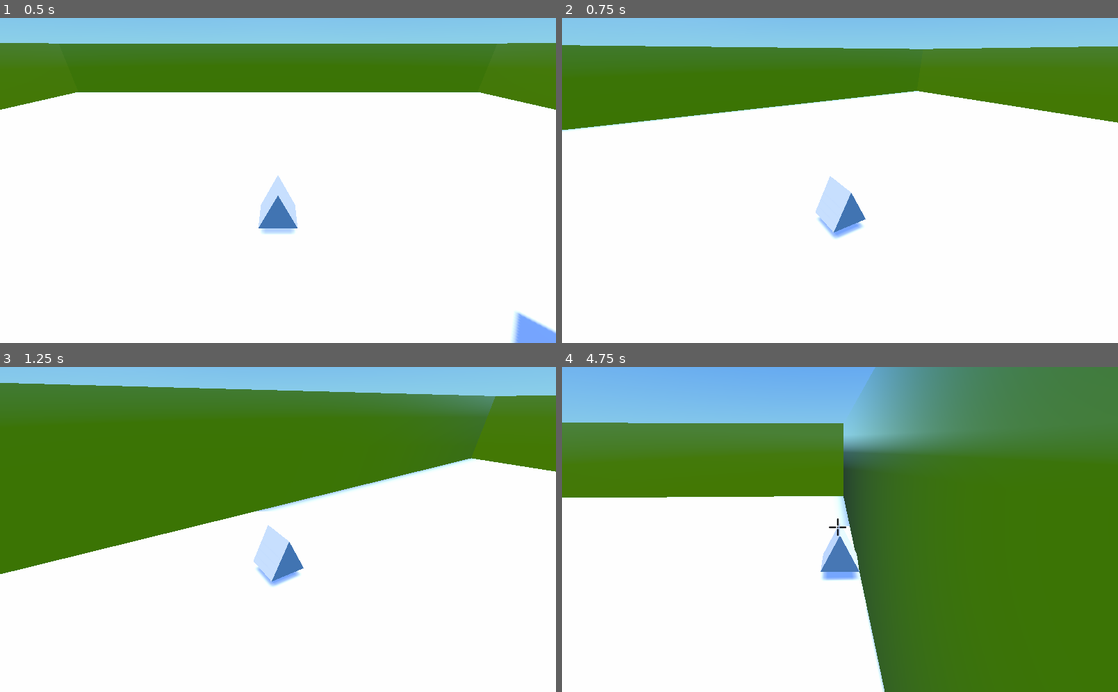
Above: before the commit, frames 1-4 (two rows, left to right).
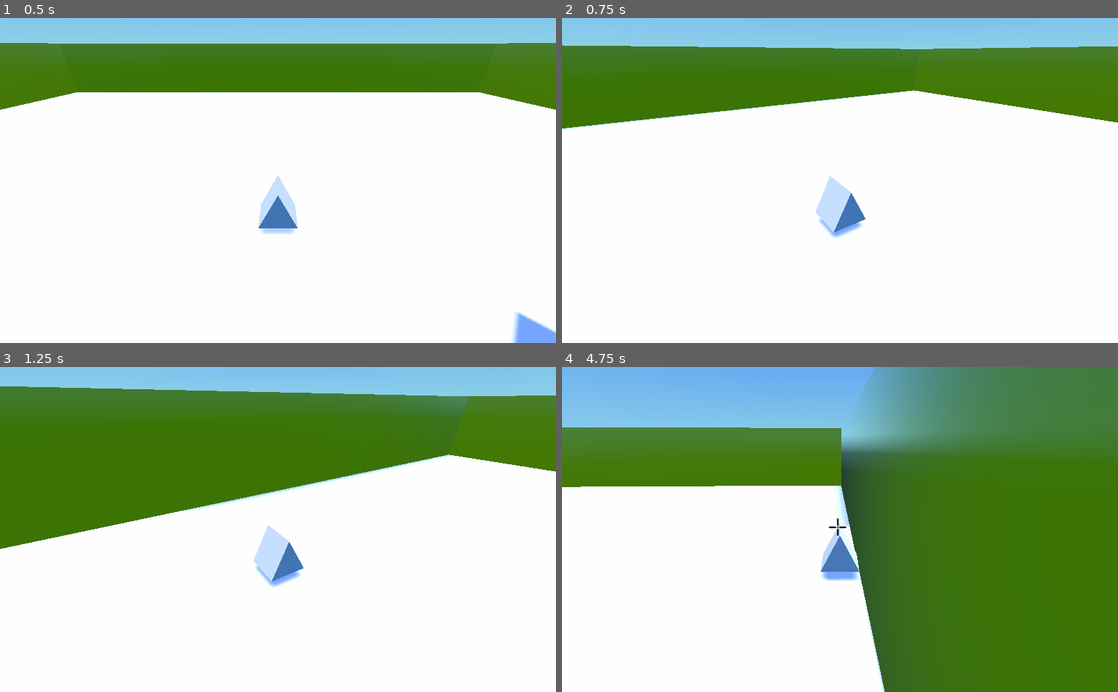
Above: after the commit, the same moments.

Repository: daylight-saving-time/Deruvon
Game: Godot game, scene res://src/Demo.tscn
Two runs of this game, one before a commit and one after it. Both use one fixed random seed, a clock stepped at 60 frames per second and the inputs below.
Inputs (mouse positions are in pixels of both pictures, inside the frame that each line leads up to):
- Up to frame 1 (0.5 s): no input
- Up to frame 2 (0.75 s): tap Enter at 0.5 s; move the mouse to (867, 180) at 0.52 s; hold W (move_up) from 0.53 s (still down); hold Shift from 0.53 s (still down); click (867, 180) at 0.67 s
- Up to frame 3 (1.25 s): keep holding W (move_up); keep holding Shift; tap Ctrl at 0.8 s
- Up to frame 4 (4.75 s): keep holding W (move_up); move the mouse to (812, 529) at 1.27 s; release Shift at 1.28 s; tap Ctrl at 1.35, 2.3, 2.85 s; tap Shift at 1.55, 3.05, 4.35 s; tap Space at 2, 3.5 s; move the mouse to (851, 523) at 2.02 s; hold Shift 2.03-2.78 s; tap Enter at 2.75, 4.25 s; move the mouse to (834, 536) at 2.77 s; click (834, 536) at 2.92 s; move the mouse to (878, 532) at 3.52 s; hold Ctrl 3.53-4.28 s; tap Tab at 3.6 s; move the mouse to (795, 526) at 4.27 s

Frame 1 is identical in both runs. In frame 2, 0.5% of the frame differs, in the area x 0-76%, y 8-68%; in frame 3, 5.7%, in the area x 0-90%, y 4-68%; in frame 4, 2.5%.

Commit message:
Adjust SPEED constant, add fast and slow movement

Diff:
--- a/src/MovingBody.gd
+++ b/src/MovingBody.gd
@@ -1,7 +1,7 @@
 extends KinematicBody
 
 # Affects movement speed
-const SPEED = 50
+const SPEED = 30
 
 # Affects camera angle (when mouse is moved vertically)
 const CAMERA_X_ROT_MIN = 0
@@ -55,6 +55,8 @@
 
 
 func _physics_process(delta):
+	# Raycasting test
+	# NOTE: One click triggers this multiple times
 	if Input.is_mouse_button_pressed(BUTTON_LEFT) and is_camera_locked:
 		var camera = $CameraBase/CameraRotation/Camera
 		var cam_direction = get_viewport().size / 2
@@ -64,10 +66,17 @@
 		var result = direct_state.intersect_ray(from, to, [self])
 		if result:
 			print(result["collider"].get_name())
+
+	var speed = SPEED
 	var move_vector = Vector2()
 	var direction = Vector3()
 	var cam_z
 	var cam_x
+
+	if Input.is_key_pressed(KEY_SHIFT):
+		speed *= 1.5
+	elif Input.is_key_pressed(KEY_CONTROL):
+		speed *= 0.5
 
 	if Input.is_action_pressed("move_up"):
 		move_vector.y += 1
@@ -102,4 +111,4 @@
 	direction.y = 0
 	direction = direction.normalized()
 
-	move_and_slide(direction * SPEED, Vector3(0,1,0))
+	move_and_slide(direction * speed, Vector3(0,1,0))
